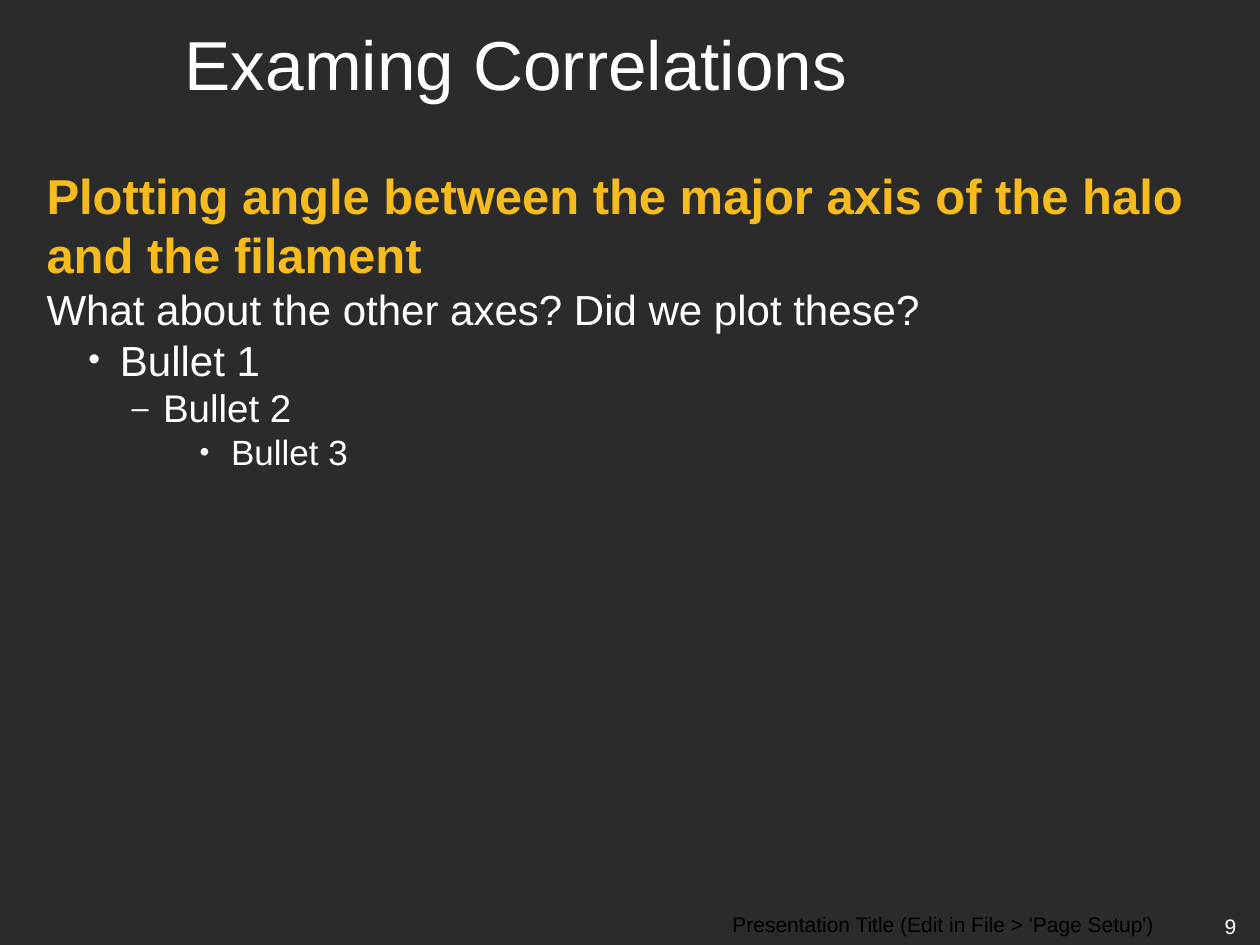
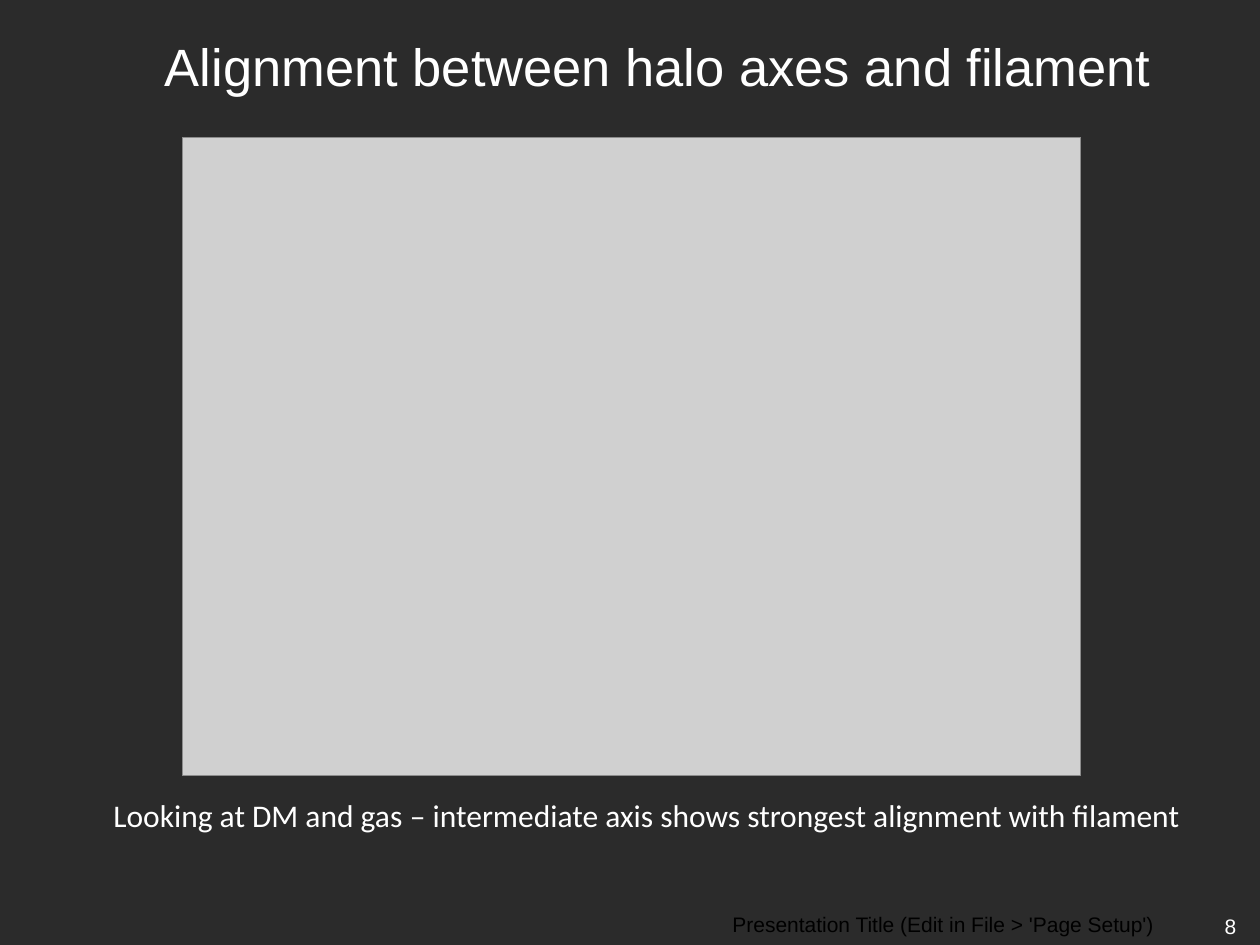
Before and after one commit to emilyhackett/icrar_report, a slide deck: slide 8 of ICRAR-Black-Powerpoint.pptx (slide 9 before the commit). Drawn at 1260x945 pixels with LibreOffice and Linux fonts; fonts in the diff are those of the drawing; grey boxes stand for pictures; background and template pictures are left out; a plain dark background stands for a picture behind light text. Boxes give left, top, right and bottom in pixels: in the first picture for what was removed or moved away, otherwise in the second. Text is boxed around its words. In the diff, an @@ line names an element or a change of style, - is before the commit and + after.

Commit message:
Worried the computer will break down - need to change angle to 180 minus (anti-aligned with major axis at the moment

```diff
--- a/ICRAR-Black-Powerpoint.pptx
+++ b/ICRAR-Black-Powerpoint.pptx
@@ title at [165,48,1151,97]: text changed; size 39.6 to 30 pt @@
-Examing Correlations
+Alignment between halo axes and filament
@@ picture added at [183,137,1081,775] @@
@@ text removed at [47,178,1183,466] @@
-Plotting angle between the major axis of the halo and the filament
-  What about the other axes? Did we plot these?
-    • Bullet 1
-      – Bullet 2
-        • Bullet 3
@@ text added at [113,805,1179,833], 18 pt, text #FFFFFF @@
+Looking at DM and gas – intermediate axis shows strongest alignment with filament
@@ page number at [1225,919,1237,934]: text changed @@
-9
+8
```
Also in this commit, not shown: 3 other slides changed, 2 slides added, 5 slides removed.
